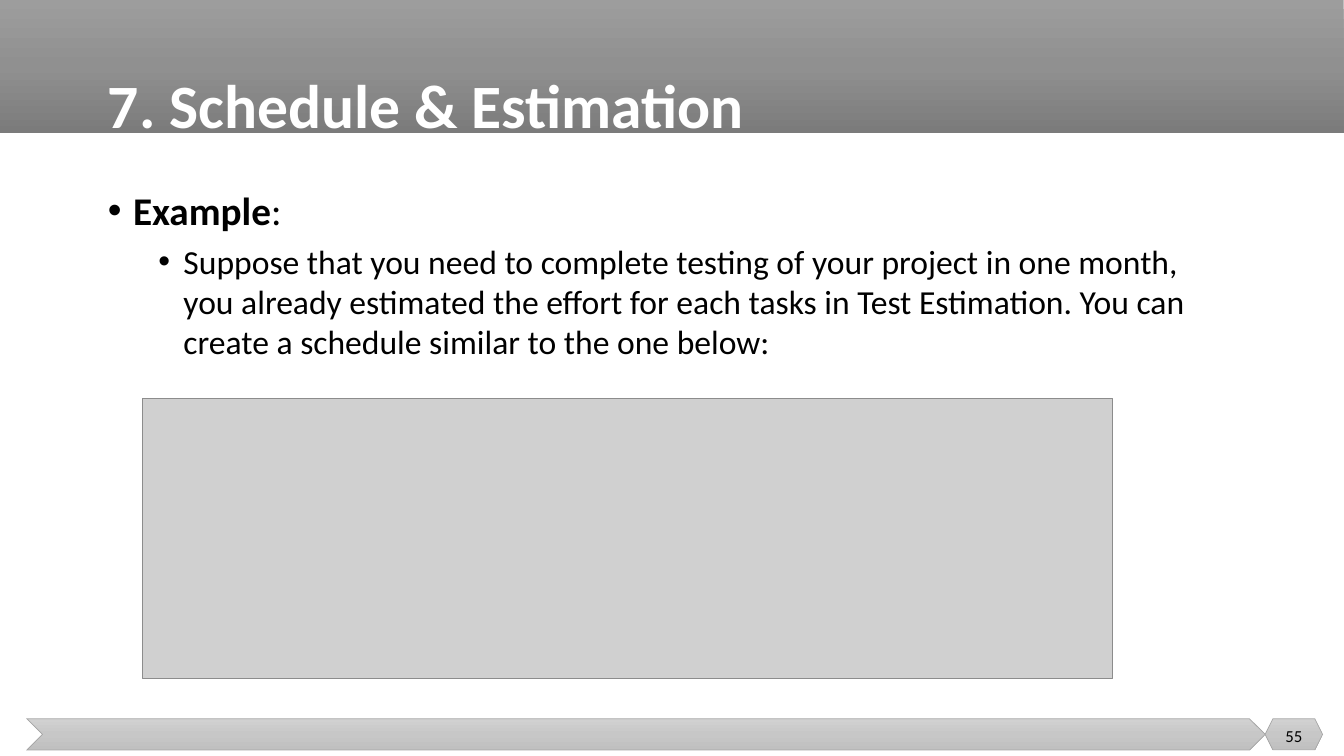
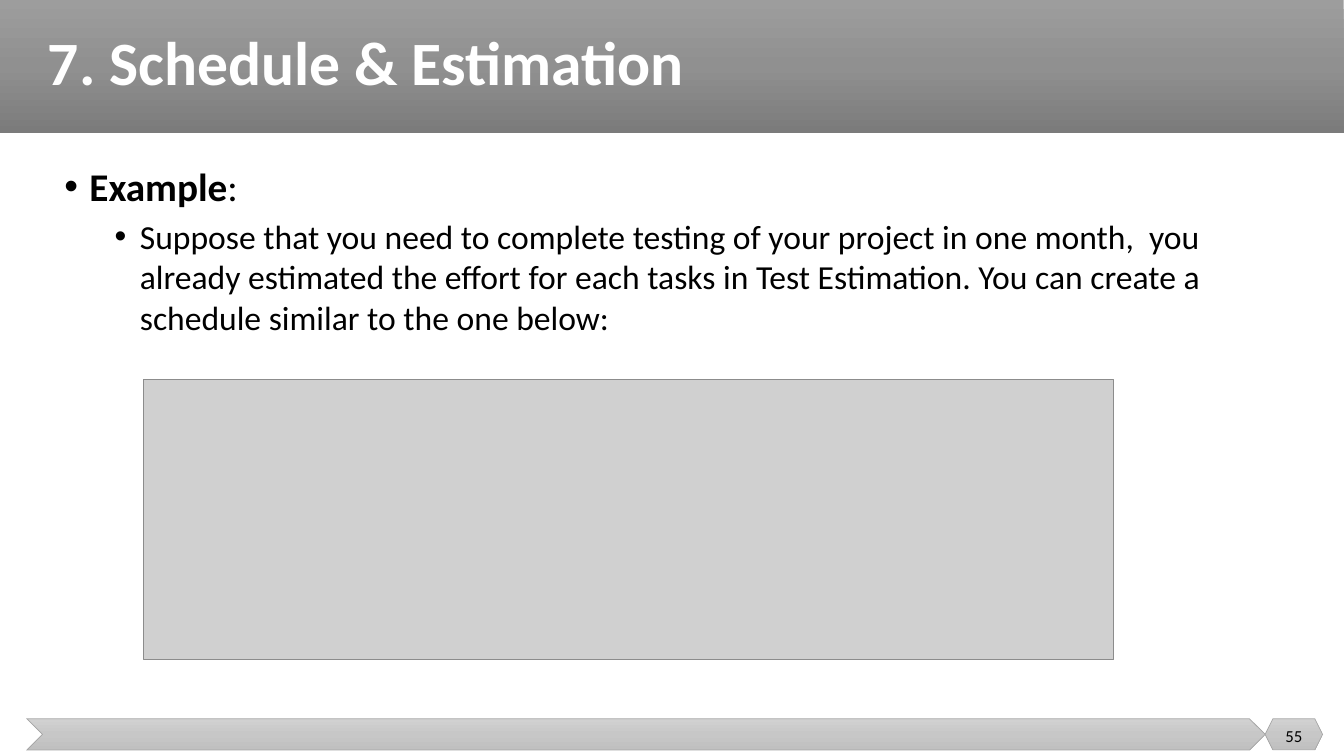
Before and after one commit to malenezi/malenezi, a slide deck: slide 55 of SE401/Lectures/5-Test Management/Test Management.pptx. Drawn at 1344x756 pixels with LibreOffice and Linux fonts; fonts in the diff are those of the drawing; grey boxes stand for pictures. Boxes give left, top, right and bottom in pixels: in the first picture for what was removed or moved away, otherwise in the second. Text is boxed around its words. In the diff, an @@ line names an element or a change of style, - is before the commit and + after.

Commit message:
update

```diff
--- a/SE401/Lectures/5-Test Management/Test Management.pptx
+++ b/SE401/Lectures/5-Test Management/Test Management.pptx
@@ title "7. Schedule & Estimation" rewrapped from [108, 85, 743, 143] to [48, 42, 684, 86] @@
@@ text "Example:" rewrapped from [133, 197, 1185, 355] to [89, 173, 1200, 331] @@
@@ picture: place and size @@
-picture at [143, 398, 1113, 679]
+picture at [144, 380, 1114, 660]
```
Also in this commit, not shown: 22 other slides changed.
